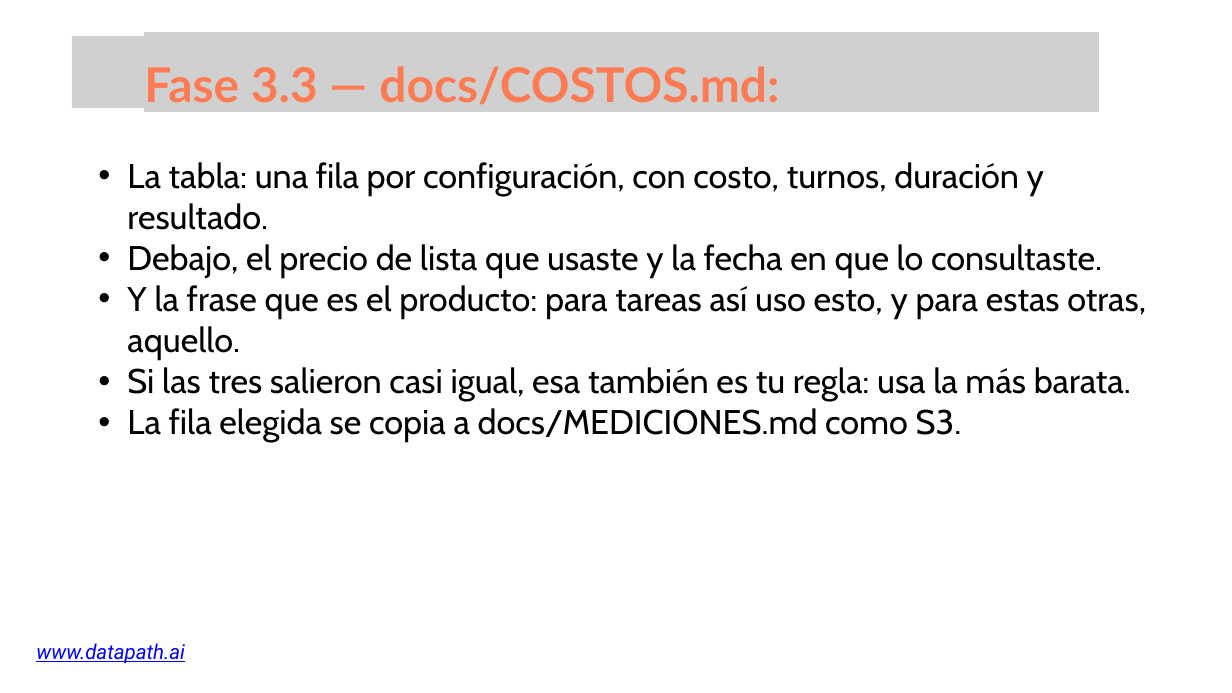
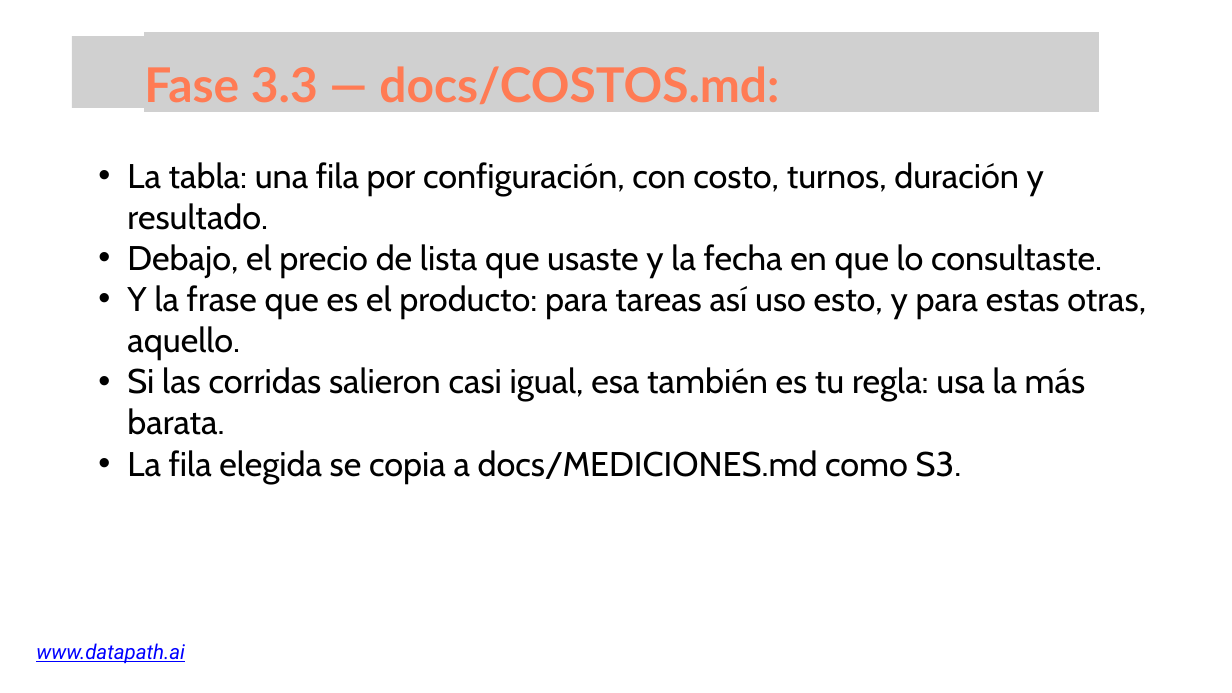
Before and after one commit to growlearnjo/merc_tech, a slide deck: slide 31 of doc_sesions/sesion3/Ed5_sesion3.pptx. Drawn at 1232x693 pixels with LibreOffice and Linux fonts; fonts in the diff are those of the drawing; grey boxes stand for pictures. Boxes give left, top, right and bottom in pixels: in the first picture for what was removed or moved away, otherwise in the second. Text is boxed around its words. In the diff, an @@ line names an element or a change of style, - is before the commit and + after.

```diff
--- a/doc_sesions/sesion3/Ed5_sesion3.pptx
+++ b/doc_sesions/sesion3/Ed5_sesion3.pptx
@@ text at <box>127,367,1086,435</box>: text changed @@
-  • Si las tres salieron casi igual, esa también es tu regla: usa la más barata.
+  • Si las corridas salieron casi igual, esa también es tu regla: usa la más barata.
```
Also in this commit, not shown: 8 other slides changed, 17 other files.
